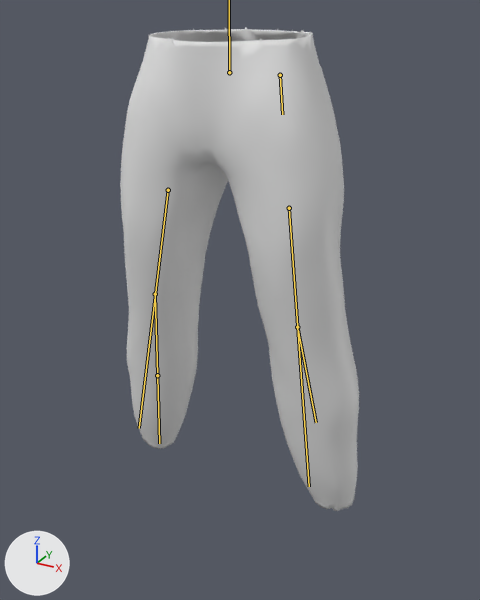
The glTF model GameEngine/Assets/FPS/Model/FPSCharacterPants.gltf, before and after one commit.
Both versions are drawn from a 50 mm camera at (0.905, -1.545, 1.616) aimed at (0.031, 0.043, 0.822). Every picture has the same lights, and +X, +Y and +Z are marked at lower left. The first picture is the older version. The bones that change are drawn over the model as lines.

Names of what the first picture shows: 'Pants'.
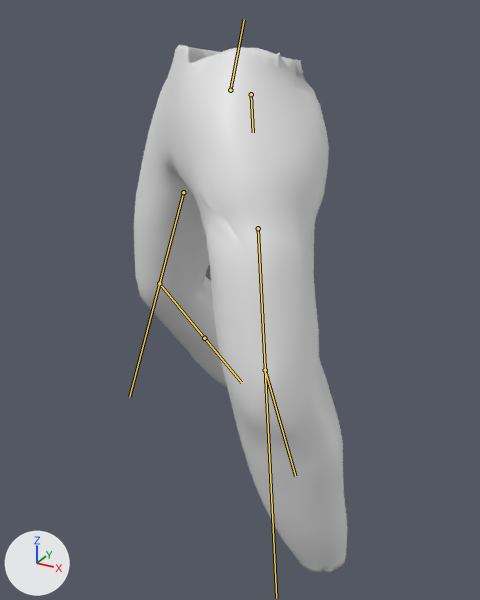
The newer file adds an action. The first version stands in its rest pose; the second is drawn at frame 192 of the action 'LookDown'.

Changed parts and their boxes [x1, y1, x2, y2] in the pictures (480 x 600 px):
'Pants', posed (11% narrower, 9% taller): before [120, 27, 359, 511]; after [134, 45, 347, 573]
bone 'c_leg_fk.l', root to tip: before (297, 327) to (302, 350); after (265, 370) to (272, 396)
bone 'thigh_twist.l', root to tip: before (280, 75) to (282, 114); after (251, 94) to (253, 132)
bone 'leg_stretch.l', root to tip: before (297, 327) to (316, 422); after (265, 370) to (295, 476)
bone 'leg_stretch.r', root to tip: before (155, 294) to (157, 375); after (159, 283) to (204, 338)
bone 'leg_twist.r', root to tip: before (157, 375) to (159, 443); after (204, 338) to (241, 382)
bone 'thigh_stretch.l', root to tip: before (289, 208) to (309, 486); after (258, 228) to (276, 598)
bone 'thigh_stretch.r', root to tip: before (168, 190) to (139, 428); after (183, 192) to (129, 397)

Diff of the bpy script that builds the scene:
```diff
--- a/GameEngine/Assets/FPS/Model/FPSCharacterPants.gltf.py
+++ b/GameEngine/Assets/FPS/Model/FPSCharacterPants.gltf.py
@@ bone_c_root_master_x @@
 bone_c_root_master_x = bpy.data.objects['FinalRig'].pose.bones['c_root_master.x']  # child of 'c_traj'
-bone_c_root_master_x.location = (0.0, 0.0, 0.0)
-bone_c_root_master_x.rotation_quaternion = (1.0, 0.0, 0.0, 0.0)  # degrees (0, 0, 0)
+bone_c_root_master_x.location = (0.0, -0.04, 0.0)
+bone_c_root_master_x.rotation_quaternion = (0.933, -0.111, -0.34, -0.027)  # degrees (-14, -40, 2)
@@ bone_c_leg_fk_l @@
 bone_c_leg_fk_l = bpy.data.objects['FinalRig'].pose.bones['c_leg_fk.l']  # child of 'c_thigh_fk.l'
-bone_c_leg_fk_l.rotation_quaternion = (1.0, 0.0, 0.0, 0.0)  # degrees (0, 0, 0)
+bone_c_leg_fk_l.rotation_quaternion = (0.977, -0.003, 0.028, 0.211)  # degrees (0, 3, 24)
@@ bone_thigh_twist_l @@
 bone_thigh_twist_l = bpy.data.objects['FinalRig'].pose.bones['thigh_twist.l']  # child of 'c_thigh_b.l'
-bone_thigh_twist_l.rotation_quaternion = (1.0, 0.0, 0.0, 0.0)  # degrees (0, 0, 0)
+bone_thigh_twist_l.rotation_quaternion = (0.983, 0.173, 0.0, 0.065)  # degrees (20, -1, 7)
@@ bone_leg_stretch_l @@
 bone_leg_stretch_l = bpy.data.objects['FinalRig'].pose.bones['leg_stretch.l']  # child of 'c_traj'
-bone_leg_stretch_l.location = (0.0, 0.0, 0.0)
-bone_leg_stretch_l.rotation_quaternion = (1.0, 0.0, 0.0, 0.0)  # degrees (0, 0, 0)
+bone_leg_stretch_l.location = (0.32, -0.09, 0.08)
+bone_leg_stretch_l.rotation_quaternion = (0.995, 0.017, -0.094, 0.019)  # degrees (2, -11, 2)
@@ bone_leg_stretch_r @@
 bone_leg_stretch_r = bpy.data.objects['FinalRig'].pose.bones['leg_stretch.r']  # child of 'c_traj'
-bone_leg_stretch_r.location = (0.0, 0.0, 0.0)
-bone_leg_stretch_r.rotation_quaternion = (1.0, 0.0, 0.0, 0.0)  # degrees (0, 0, 0)
+bone_leg_stretch_r.location = (0.12, 0.05, 0.07)
+bone_leg_stretch_r.rotation_quaternion = (0.926, -0.075, 0.269, -0.253)  # degrees (-18, 27, -35)
@@ bone_leg_twist_r @@
 bone_leg_twist_r = bpy.data.objects['FinalRig'].pose.bones['leg_twist.r']  # child of 'leg_stretch.r'
-bone_leg_twist_r.rotation_quaternion = (1.0, 0.0, 0.0, 0.0)  # degrees (0, 0, 0)
+bone_leg_twist_r.rotation_quaternion = (0.987, 0.0, 0.16, 0.0)  # degrees (0, 18, 0)
@@ bone_thigh_stretch_l @@
 bone_thigh_stretch_l = bpy.data.objects['FinalRig'].pose.bones['thigh_stretch.l']  # child of 'c_traj'
-bone_thigh_stretch_l.location = (0.0, 0.0, 0.0)
-bone_thigh_stretch_l.rotation_quaternion = (1.0, 0.0, 0.0, 0.0)  # degrees (0, 0, 0)
+bone_thigh_stretch_l.location = (0.21, 0.01, 0.02)
+bone_thigh_stretch_l.rotation_quaternion = (0.974, 0.065, -0.104, -0.192)  # degrees (10, -10, -23)
@@ bone_thigh_stretch_r @@
 bone_thigh_stretch_r = bpy.data.objects['FinalRig'].pose.bones['thigh_stretch.r']  # child of 'c_traj'
-bone_thigh_stretch_r.location = (0.0, 0.0, 0.0)
-bone_thigh_stretch_r.rotation_quaternion = (1.0, 0.0, 0.0, 0.0)  # degrees (0, 0, 0)
+bone_thigh_stretch_r.location = (0.11, 0.03, 0.01)
+bone_thigh_stretch_r.rotation_quaternion = (0.95, 0.088, 0.299, 0.002)  # degrees (12, 35, 4)
```
